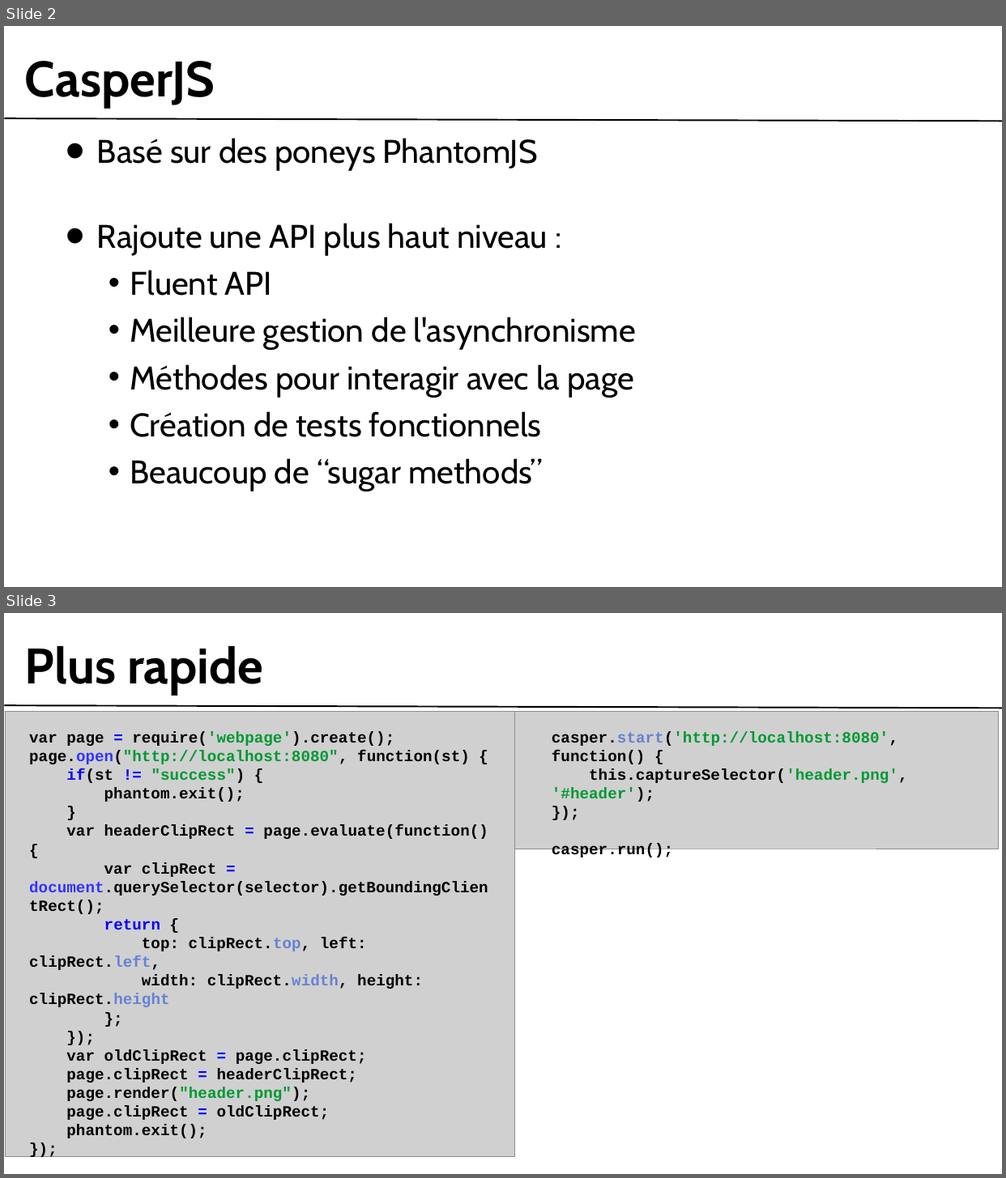
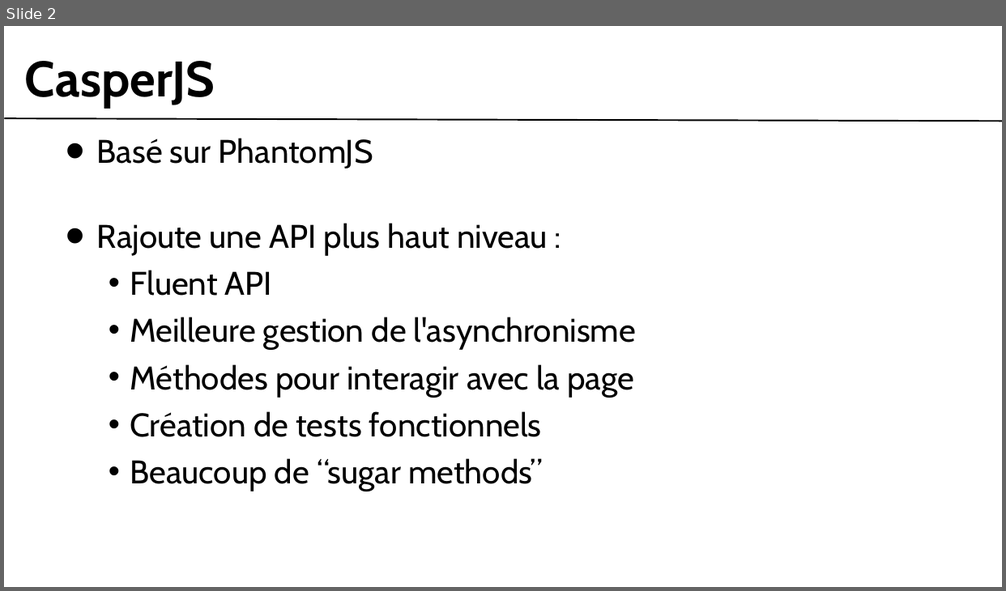
Before and after one commit to gobengo/devoxx-panorama-js-testing, a slide deck: doc/casper_part.ppt. Shown one above the other, each under a label of ours: slides 2 and 3 before the commit, slide 2 after it. The pictures are 1006x1178 and 1006x591 pixels, drawn with LibreOffice and Linux fonts; fonts in the diff are those of the drawing; grey boxes stand for pictures; background and template pictures are left out. Boxes give left, top, right and bottom in pixels: in the first picture for what was removed or moved away, otherwise in the second. Text is boxed around its words. In the diff, an @@ line names an element or a change of style, - is before the commit and + after.

Commit message:
relecture phantomjs & casperjs done.

```diff
--- a/doc/casper_part.ppt
+++ b/doc/casper_part.ppt
@@ slide 3 removed at (4, 613, 1002, 1174), background #FFFFFF; not listed: 1 template element that a slide beside it also shows @@
@@ text removed at (25, 645, 263, 695) @@
-Plus rapide
@@ picture removed at (5, 712, 514, 1157) @@
@@ text removed at (29, 731, 488, 1139) @@
-var page = require('webpage').create();
-page.open("http://localhost:8080", function(st) {
-if(st != "success") {
-phantom.exit();
-}
-var headerClipRect = page.evaluate(function() {
-var clipRect = document.querySelector(selector).getBoundingClientRect();
-return {
-top: clipRect.top, left: clipRect.left,
-width: clipRect.width, height: clipRect.height
-};
-});
-var oldClipRect = page.clipRect;
-page.clipRect = headerClipRect;
-page.render("header.png");
-page.clipRect = oldClipRect;
-phantom.exit();
-});
@@ picture removed at (515, 712, 999, 849) @@
@@ text removed at (552, 731, 908, 858) @@
-casper.start('http://localhost:8080', function() {
-this.captureSelector('header.png', '#header');
-});
-casper.run();
@@ slide 2 changed as well @@
@@ text at (97, 138, 373, 169): text changed @@
-• Basé sur des poneys PhantomJS
+• Basé sur PhantomJS
```
Also in this commit, not shown: 2 other slides changed, 5 slides added, 4 other slides removed, 3 other files.
